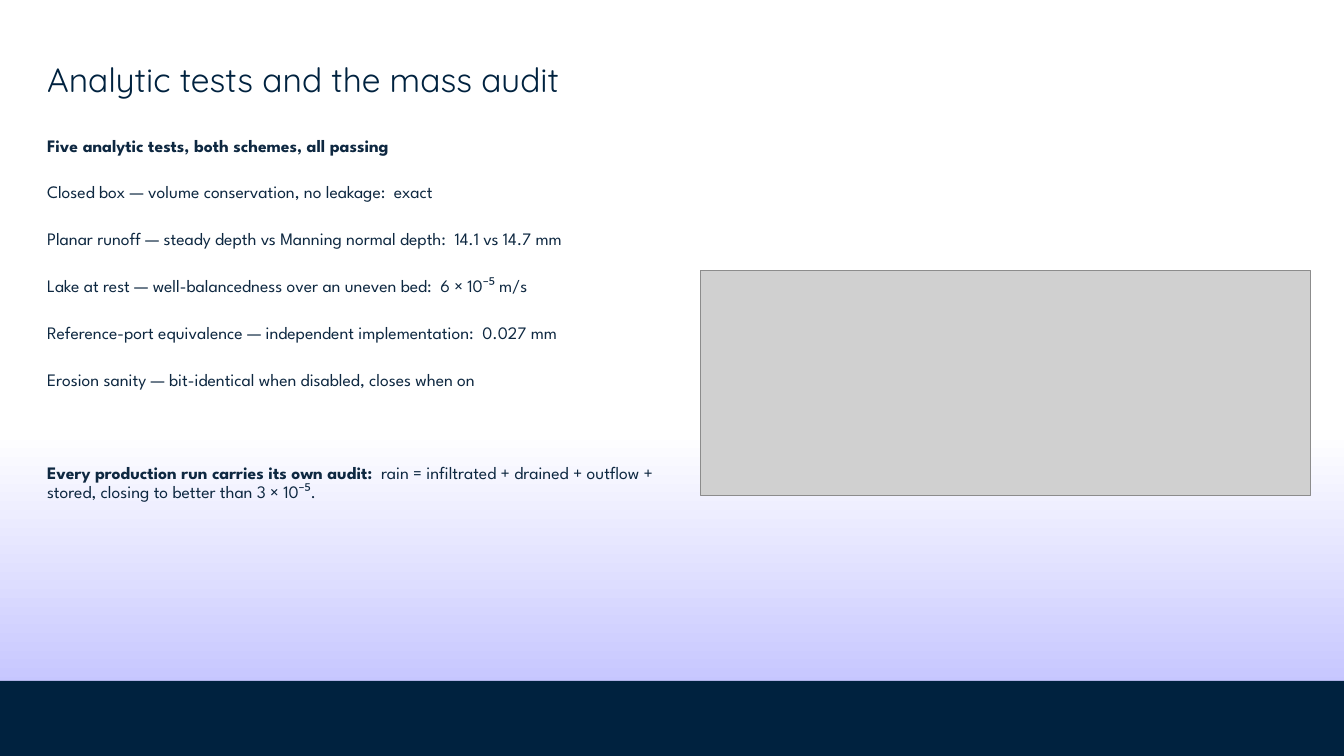
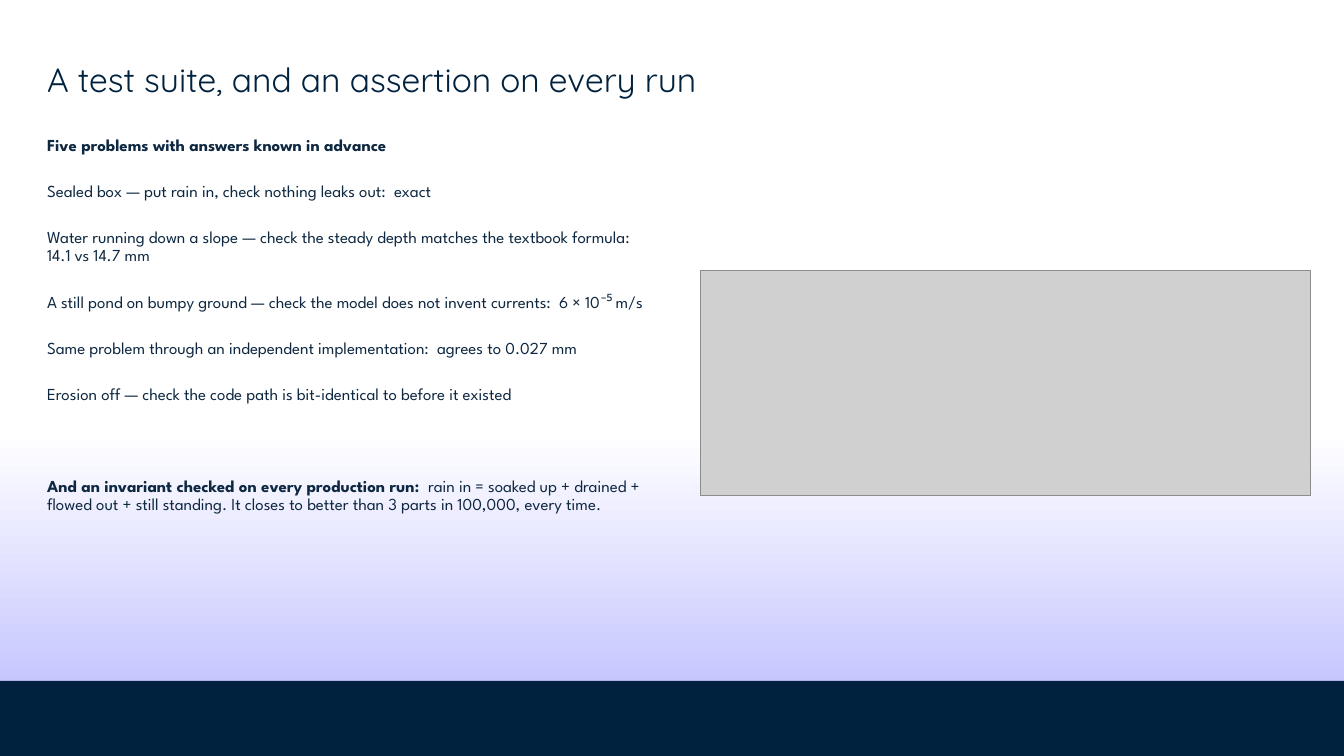
Before and after one commit to stathis-liap/Beirut_Project, a slide deck: slide 11 of output/presentation/almasar_technical_deck.pptx (slide 9 before the commit). Drawn at 1344x756 pixels with LibreOffice and Linux fonts; fonts in the diff are those of the drawing; grey boxes stand for pictures; background and template pictures are left out. Boxes give left, top, right and bottom in pixels: in the first picture for what was removed or moved away, otherwise in the second. Text is boxed around its words. In the diff, an @@ line names an element or a change of style, - is before the commit and + after.

Commit message:
Repitch the technical deck for engineers rather than hydraulics specialists
The deck assumed the audience read the flood-modelling literature. It should
assume they write software and understand maths.

- Every literature name is gone from the slides: Audusse reconstruction, Toro
  wave speeds, Kurganov-Petrova desingularisation, SIMP relaxation, Heaviside
  projection. The equation cards now annotate what each term *does* - "measure
  depth from the higher of the two beds, so still water stays still over a
  step" says more than the name ever did.
- The two schemes are "the cheap way" and "the full way", with what the cheap
  one drops and why it matters here, instead of a citation.
- New tech_loop.png: the stencil, the four steps of a timestep, and the per-run
  budget. Familiar ground for anyone who has written numerical code, and it
  makes steps 1 and 3 the only things that need explaining.
- Testing is framed as a test suite plus a runtime invariant, because that is
  what it is.
- Differentiability is explained as autograd through 75,000 steps - the same
  machinery that trains a network, applied to a solver.
- Adds "the idea in one paragraph" up front and drops the dense formulation
  slide that opened the old version.

20 slides, up from 18. The overview deck is unchanged.

```diff
--- a/output/presentation/almasar_technical_deck.pptx
+++ b/output/presentation/almasar_technical_deck.pptx
@@ title at [47, 67, 696, 99]: text changed @@
-Analytic tests and the mass audit
+A test suite, and an assertion on every run
@@ text at [47, 139, 643, 514]: text changed; size 12.5 to 12 pt @@
-Five analytic tests, both schemes, all passing
-Closed box — volume conservation, no leakage: exact
-Planar runoff — steady depth vs Manning normal depth: 14.1 vs 14.7 mm
-Lake at rest — well-balancedness over an uneven bed: 6 × 10⁻⁵ m/s
-Reference-port equivalence — independent implementation: 0.027 mm
-Erosion sanity — bit-identical when disabled, closes when on
-Every production run carries its own audit: rain = infiltrated + drained + outflow + stored, closing to better than 3 × 10⁻⁵.
+Five problems with answers known in advance
+Sealed box — put rain in, check nothing leaks out: exact
+Water running down a slope — check the steady depth matches the textbook formula: 14.1 vs 14.7 mm
+A still pond on bumpy ground — check the model does not invent currents: 6 × 10⁻⁵ m/s
+Same problem through an independent implementation: agrees to 0.027 mm
+Erosion off — check the code path is bit-identical to before it existed
+And an invariant checked on every production run: rain in = soaked up + drained + flowed out + still standing. It closes to better than 3 parts in 100,000, every time.
```
Also in this commit, not shown: 6 other slides changed, 12 slides added, 10 slides removed, 9 other files.
